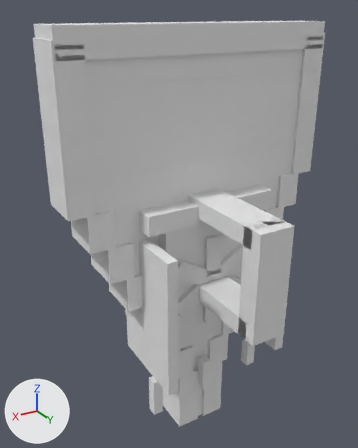
A saved change to the OBJ model src/main/resources/assets/ashbound/models/mesh/winter_standard.obj.
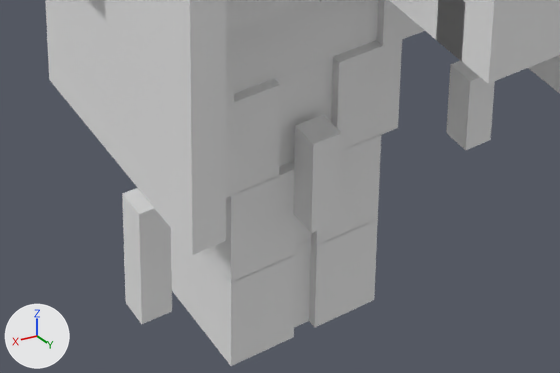
Old and new are each drawn whole from a camera (50 mm lens) standing at (0.902, 1.308, 0.758) and looking at (0.084, -0.056, 0.077) and again close up on the part from 32% to 76% of the width and 72% to 96% of the height. The axes (+X, +Y, +Z) are drawn at lower left. The lights are the same throughout. The older version's two pictures come first. Where no turn or scale is listed for an object, it has been applied to the vertices.

The first close-up shows 'winter_standard'.
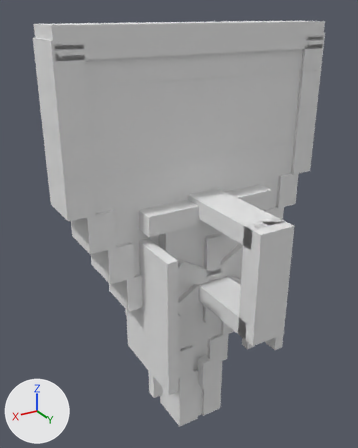
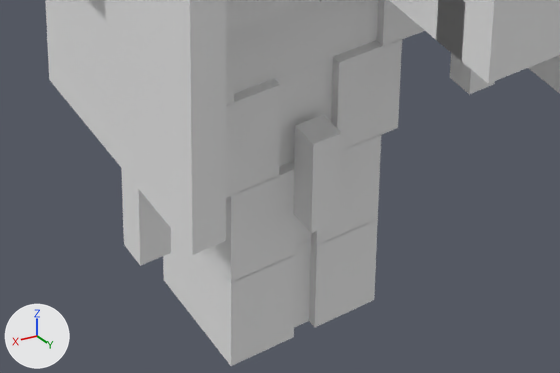
What differs and where, as boxes (x1, y1, x2, y2) in the close-ups (560 x 373 px; the box of a moved part takes in the faces that stretch with it):
part 1 of me_winter_standard, moved or reshaped
    before: (446, 61, 495, 150)
    after: (450, 53, 495, 94)
part 2 of me_winter_standard, moved or reshaped
    before: (122, 188, 172, 324)
    after: (122, 169, 171, 266)

What changed in the scene script:
```text
Change me_winter_standard:
    where me_winter_standard.from_pydata(...)  # 520 vertices, 780 faces; spans x -0.49..0.49, y -0.24..0.35, z -0.81..0.73
    used by ob_winter_standard; location = (0.0, 0.0, 0.0)
    me_winter_standard part 1: the loose piece of 8 vertices spanning x -0.24..-0.2, y -0.02..0.02, z -0.6..-0.5 is moved by (0.0, 0.0, 0.08)
    me_winter_standard part 2: the loose piece of 8 vertices spanning x 0.2..0.24, y -0.02..0.02, z -0.65..-0.5 is moved by (0.0, 0.0, 0.08)
```
